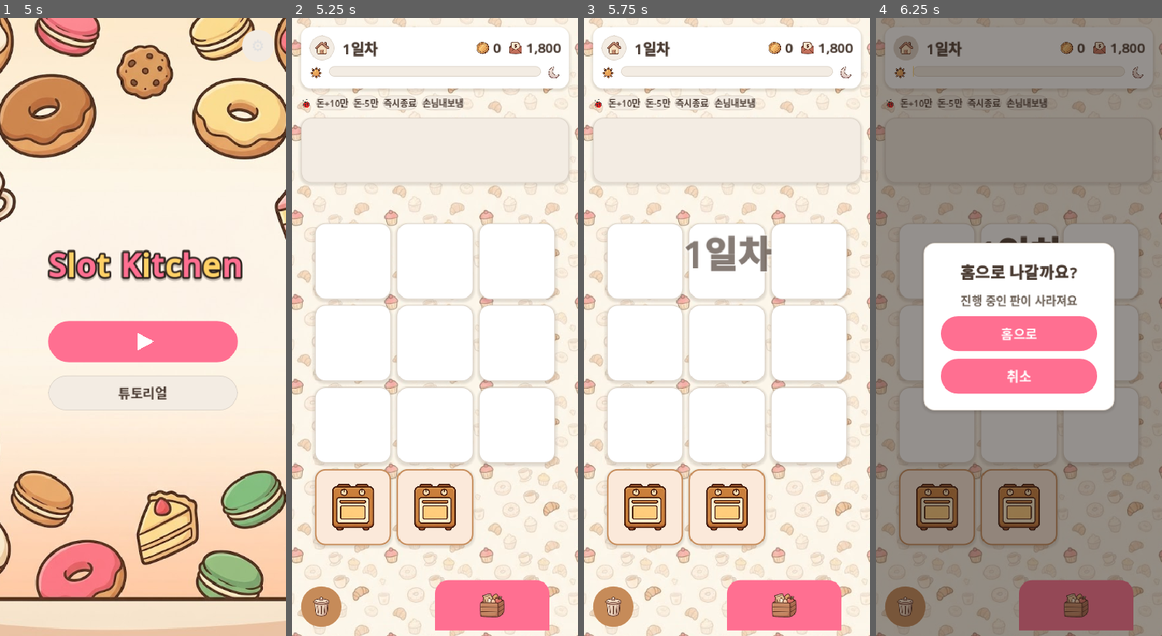
Above: before the commit, frames 1-4 (left to right).
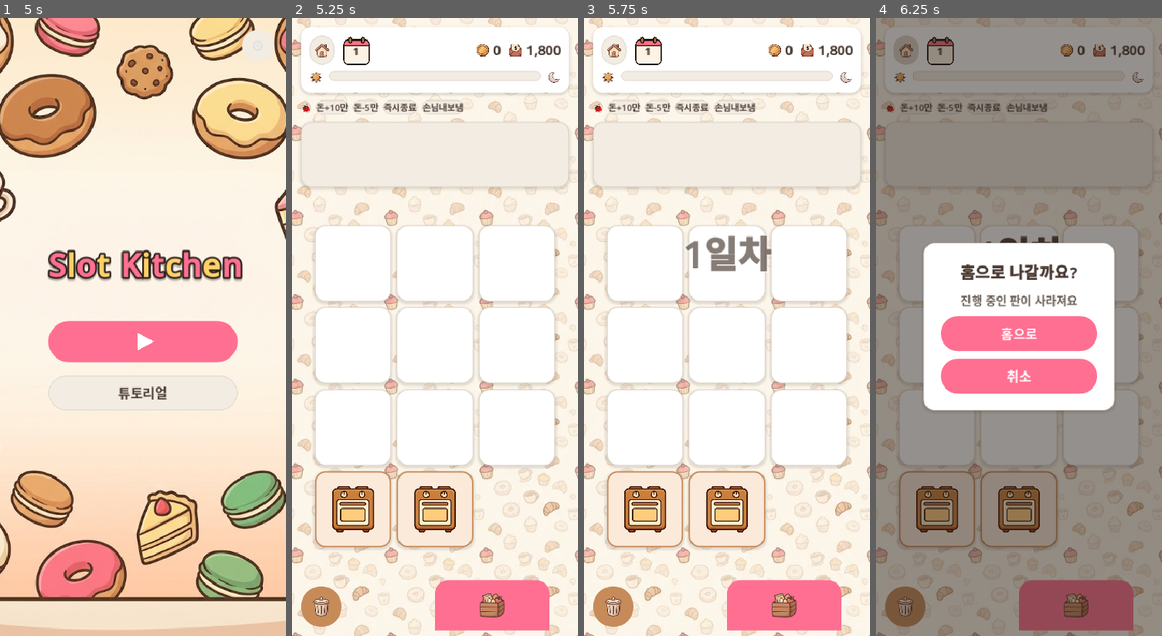
Above: after the commit, the same moments.

Repository: yellyB/game-slot-kitchen
Game: Godot game, scene res://scenes/Main.tscn
Two runs of this game, one before a commit and one after it. Both use one fixed random seed, a clock stepped at 60 frames per second and the inputs below. Sound files missing from this copy of the repository are replaced by a short silence.
Inputs (mouse positions are in pixels of both pictures, inside the frame that each line leads up to):
- Up to frame 1 (5 s): click (31, 48) at 0.5 s; click "돈+10만" at 1.25 s; click "돈-5만" at 2 s; click "손님내보냄" at 2.75 s; click (28, 605) at 3.52 s; click (200, 605) at 4.25 s
- Up to frame 2 (5.25 s): click (435, 339) at 5.02 s
- Up to frame 3 (5.75 s): no input
- Up to frame 4 (6.25 s): click (907, 48) at 5.75 s

Frame 1 is identical in both runs. In frame 2, 7.7% of the frame differs, in the area x 3-97%, y 3-86%; in frame 3, 7.7%; in frame 4, 3.4%.

Commit message:
UI: 상단바 날짜를 일력 이미지(day_calendar) + 위 숫자로 교체
UI.day_badge(px) 추가 — day_calendar.png 위 크림 영역에 날짜 숫자 오버레이.
'N일차' 텍스트 라벨 → 일력 뱃지(40px). 숫자만 갱신.

Co-Authored-By: Claude Opus 4.8 (1M context) <noreply@anthropic.com>

Diff:
--- a/scripts/main.gd
+++ b/scripts/main.gd
@@ -22,7 +22,7 @@
 var _order_lost_today := 0  # 주문 낸 손님이 못 받고 떠난 수(음식대기 만료)
 var _served_by_menu := {}   # 메뉴별 서빙 수 → 같은메뉴 최대(63·samemenu)
 
-var _day_label: Label
+var _day_num: Label   # 일력 뱃지 위 날짜 숫자
 var _money_label: Label
 var _rent_label: Label
 var _last_cash := 0   # 돈 증감 방향 판별(증가 시 라벨 팝)용
@@ -228,8 +228,9 @@
   Audio.attach_click(home)
   row.add_child(home)
 
-  _day_label = UI.label(Loc.t("day_n") % 1, 20, Palette.COCOA_800, true)
-  row.add_child(_day_label)
+  var day_badge := UI.day_badge(40)   # 일력 이미지 + 위에 날짜 숫자
+  _day_num = day_badge.get_meta("num")
+  row.add_child(day_badge)
 
   var gap := Control.new()
   gap.size_flags_horizontal = Control.SIZE_EXPAND_FILL
@@ -1123,7 +1124,7 @@
 
 
 func _on_day_started(day: int, rent: int) -> void:
-  _day_label.text = Loc.t("day_n") % day
+  _day_num.text = str(day)
   # 하루 시작 홀드 — 플레이 화면만 먼저 보이고, 게임플레이(시계·스폰)는 잠깐 멈춤.
   # DAY_INTRO_DELAY 뒤에 재개 + "N일차" 배너 + 시작음(그때 재생).
   _session.set_process(false)
--- a/scripts/ui.gd
+++ b/scripts/ui.gd
@@ -64,6 +64,26 @@
 	return tr
 
 
+## 일력(달력) 뱃지 — day_calendar.png 위에 날짜 숫자를 크림 본체 영역에 얹음.
+## 반환 Control의 meta "num"에 숫자 Label을 담아 호출측이 텍스트 갱신.
+static func day_badge(px: int) -> Control:
+	var badge := Control.new()
+	badge.custom_minimum_size = Vector2(px, px)
+	badge.mouse_filter = Control.MOUSE_FILTER_IGNORE
+	var cal := ui_icon("day_calendar", px)
+	cal.set_anchors_and_offsets_preset(Control.PRESET_FULL_RECT)
+	cal.custom_minimum_size = Vector2.ZERO   # 부모(badge) 크기에 맞춤
+	badge.add_child(cal)
+	var num := label("1", int(px * 0.36), Palette.COCOA_800, true)
+	num.set_anchors_and_offsets_preset(Control.PRESET_FULL_RECT)
+	num.horizontal_alignment = HORIZONTAL_ALIGNMENT_CENTER
+	num.vertical_alignment = VERTICAL_ALIGNMENT_CENTER
+	num.offset_top = px * 0.16   # 핑크 헤더 아래(크림 본체 중앙)로 내림
+	badge.add_child(num)
+	badge.set_meta("num", num)
+	return badge
+
+
 ## 버튼 중앙에 얹는 아이콘(FULL_RECT CenterContainer 래핑) — 텍스트 대신.
 static func ui_btn_icon(name: String, px: int) -> Control:
 	var cc := CenterContainer.new()
Binary file added: assets/art/ui/day_calendar.png
Not shown, added: assets/art/ui/day_calendar.png.import
